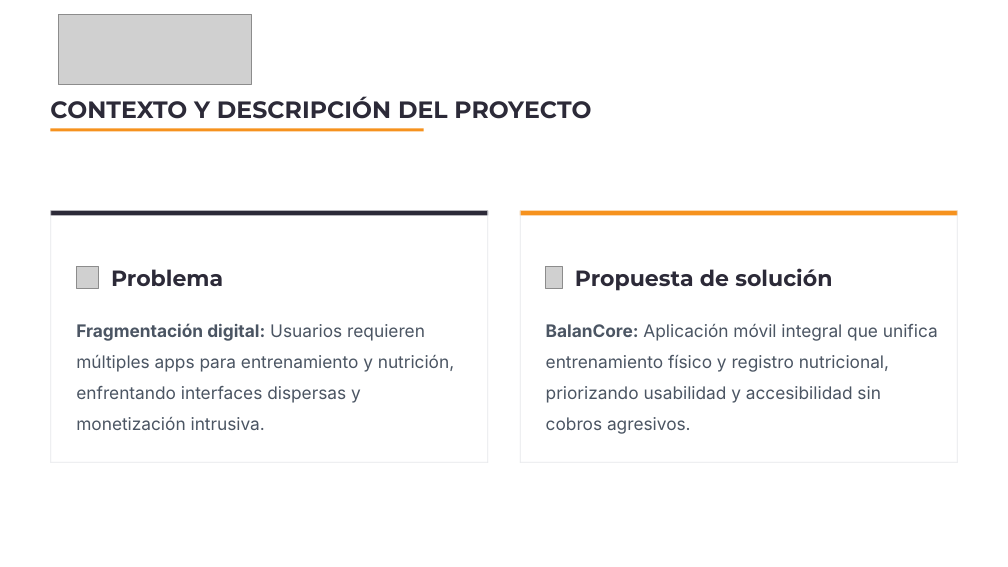
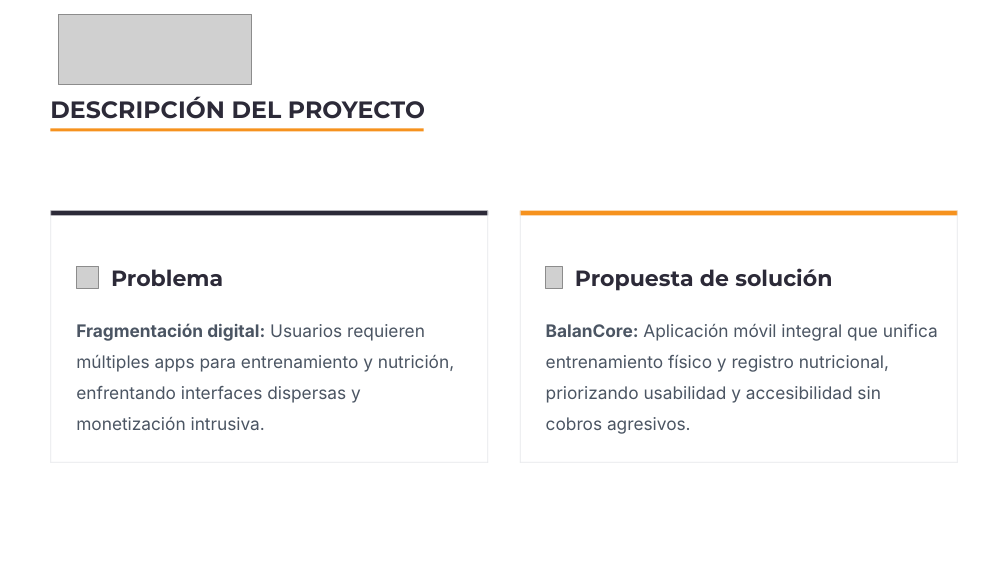
Before and after one commit to DanBetTap/800D-Equipo09, a slide deck: slide 4 of Fase 3/Evidencias Grupales/Presentación Final del proyecto.pptx. Drawn at 1008x567 pixels with LibreOffice and Linux fonts; fonts in the diff are those of the drawing; grey boxes stand for pictures. Boxes give left, top, right and bottom in pixels: in the first picture for what was removed or moved away, otherwise in the second. Text is boxed around its words. In the diff, an @@ line names an element or a change of style, - is before the commit and + after.

```diff
--- a/Fase 3/Evidencias Grupales/Presentación Final del proyecto.pptx
+++ b/Fase 3/Evidencias Grupales/Presentación Final del proyecto.pptx
@@ text at (50,96,425,119): text changed @@
-CONTEXTO Y DESCRIPCIÓN DEL PROYECTO
+DESCRIPCIÓN DEL PROYECTO
```
Also in this commit, not shown: 1 other slide changed.
